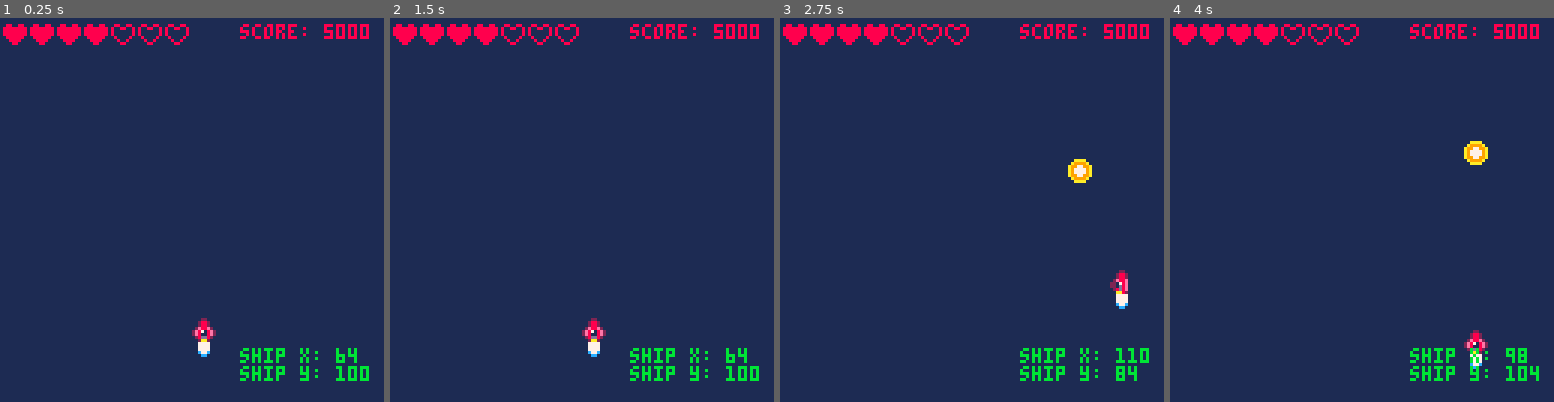
Above: before the commit, frames 1-4 (left to right).
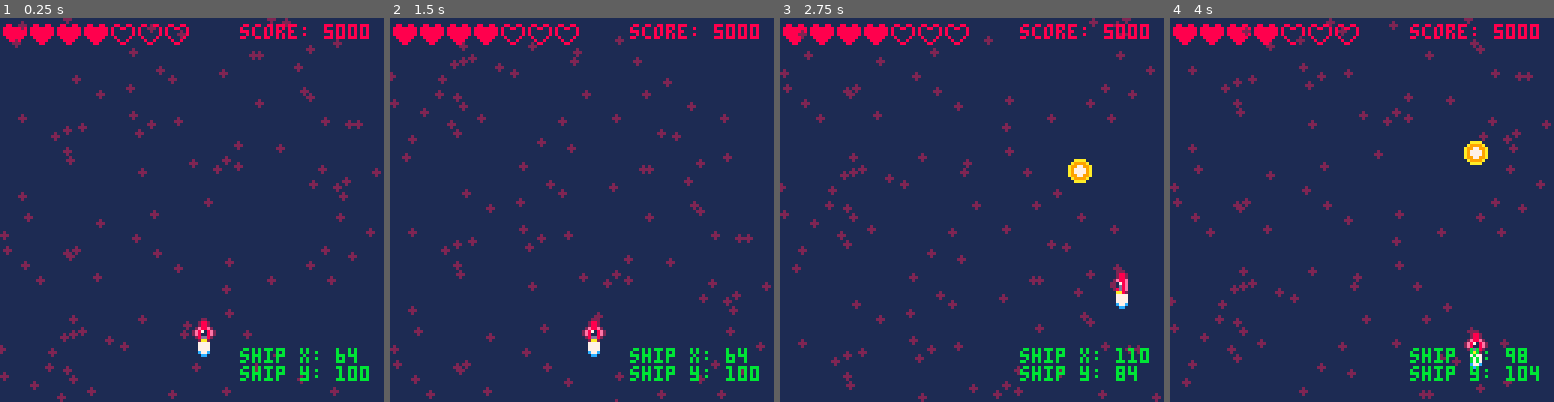
Above: after the commit, the same moments.

Repository: chihirotange/pico8
Game: PICO-8 cartridge shmup/main.p8
Two runs of this game, one before a commit and one after it. Both use one fixed random seed, a clock stepped at 60 frames per second and the inputs below.
Inputs:
- Up to frame 1 (0.25 s): no input
- Up to frame 2 (1.5 s): tap O (Z key) at 0.7 s
- Up to frame 3 (2.75 s): hold Right 1.6-2.1 s; tap O (Z key) at 1.7, 2.1, 2.5 s; hold Up 2.15-2.42 s; hold Right from 2.47 s (still down)
- Up to frame 4 (4 s): tap O (Z key) at 2.9, 3.3, 3.7 s; release Right at 3.03 s; hold Left 3.08-3.58 s; hold Down 3.63-3.97 s

The runs differ from the first frame. In frame 1, 3.0% of the frame differs, in the area x 0-100%, y 0-100%; in frame 2, 3.0%; in frame 3, 2.9%; in frame 4, 3.0%.

Commit message:
added starfield

Diff:
--- a/shmup/main.p8
+++ b/shmup/main.p8
@@ -2,6 +2,7 @@
 version 41
 __lua__
 #include shmup.lua
+#include starfield.lua
 __gfx__
 00000000000220000002200000022000000000000077770000777700000770000077770000777700000000000880088008800880000000000000000000000000
 00000000002882000028820000288200000000000077770000777700000770000077770000777700000000008008800888888888000000000000000000000000
--- a/shmup/shmup.lua
+++ b/shmup/shmup.lua
@@ -1,3 +1,4 @@
+-- #include starfield.lua
 function _init()
     raw_speed = 2
     current_x = 0
@@ -26,6 +27,15 @@
     --current_lives
     max_lives = 7
     current_lives = 4
+
+    --starfield
+    stars_x = {}
+    stars_y = {}
+
+    for i=1,100 do
+        add(stars_x,rnd(127))
+        add(stars_y,rnd(127))
+    end
 end
 
 function _update()
@@ -84,6 +94,9 @@
 
     --update bull position
     bull_y += bull_speed
+
+    --starfield
+    Starfield_Update()
 end
 
 function _draw()
@@ -113,6 +126,9 @@
         end
     end
 
+    --starfield
+    Starfield_Draw()
+
     print("score: "..score, 80,2, 8)
     debug(80,110)
 
--- /dev/null
+++ b/shmup/starfield.lua
@@ -0,0 +1,15 @@
+function Starfield_Update()
+   for i=1,#stars_y do
+        if(stars_y[i]<128) then
+            stars_y[i] = stars_y[i] + 1
+        else
+            stars_y[i] = 0
+        end
+   end
+end
+
+function Starfield_Draw()
+    for i=1,#stars_x do
+        circfill(stars_x[i], stars_y[i], 1,2)
+    end
+end
